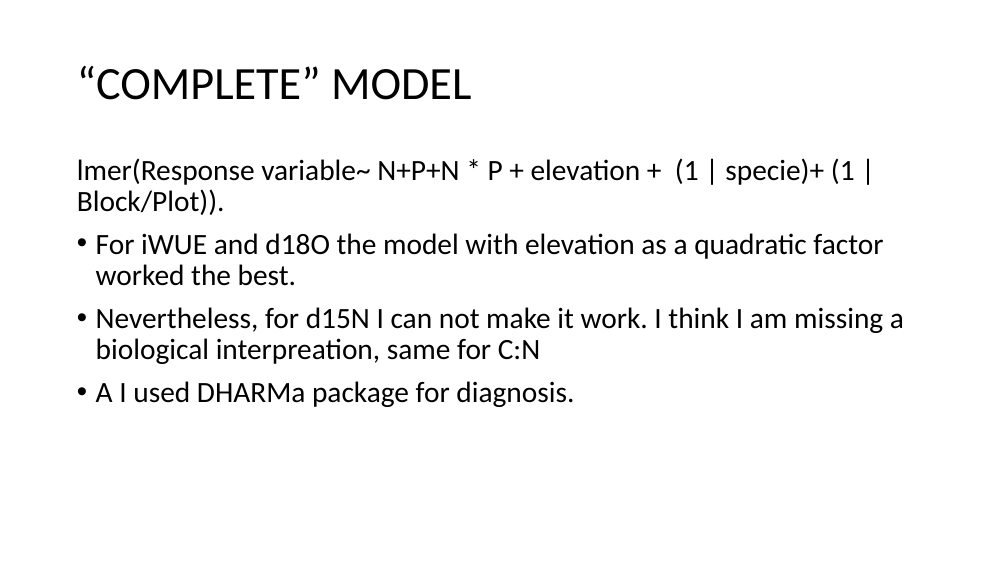
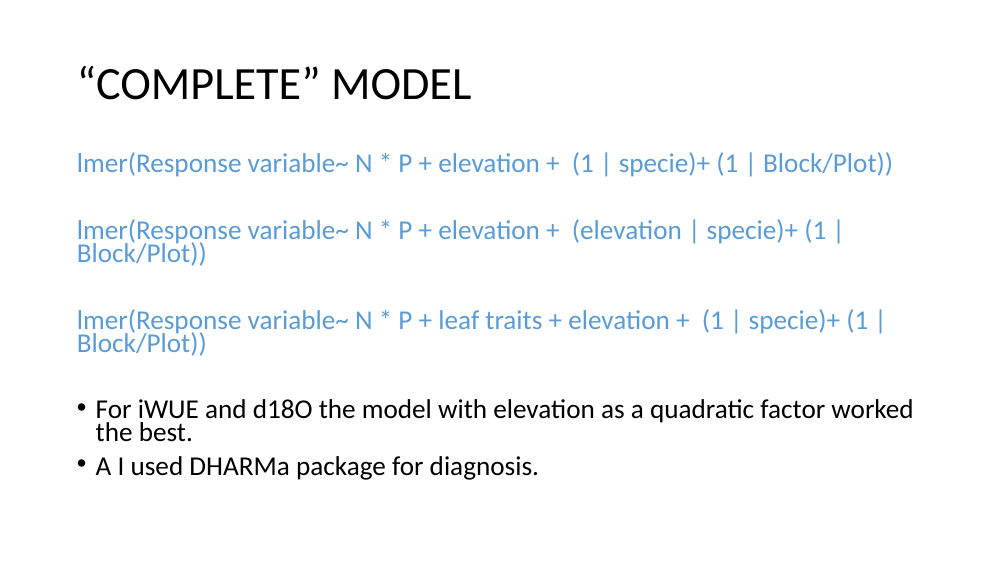
Before and after one commit to ajchavez94/NUMEX_preliminar, a slide deck: slide 21 of NUMEX_pre_RStudio/NUMEX results.pptx (slide 15 before the commit). Drawn at 1008x567 pixels with LibreOffice and Linux fonts; fonts in the diff are those of the drawing. Boxes give left, top, right and bottom in pixels: in the first picture for what was removed or moved away, otherwise in the second. Text is boxed around its words. In the diff, an @@ line names an element or a change of style, - is before the commit and + after.

```diff
--- a/NUMEX_pre_RStudio/NUMEX results.pptx
+++ b/NUMEX_pre_RStudio/NUMEX results.pptx
@@ text at [77,152,893,356]: text changed; size 28 to 25.9 pt; text colour #000000 to #5B9BD5 @@
-lmer(Response variable~ N+P+N * P + elevation + (1 | specie)+ (1 | Block/Plot)).
+lmer(Response variable~ N * P + elevation + (1 | specie)+ (1 | Block/Plot))
+lmer(Response variable~ N * P + elevation + (elevation | specie)+ (1 | Block/Plot))
+lmer(Response variable~ N * P + leaf traits + elevation + (1 | specie)+ (1 | Block/Plot))
@@ text at [96,307,904,364]: paragraph removed @@
-• Nevertheless, for d15N I can not make it work. I think I am missing a biological interpreation, same for C:N
@@ text at [96,399,913,480]: size 28 to 25.9 pt in "For iWUE and d18O the model with ...", "A I used DHARMa package for diagnosis."; line spacing 0.9 to 0.7 @@
```
Also in this commit, not shown: 15 other slides changed, 12 slides added, 4 slides removed, 30 other files.
